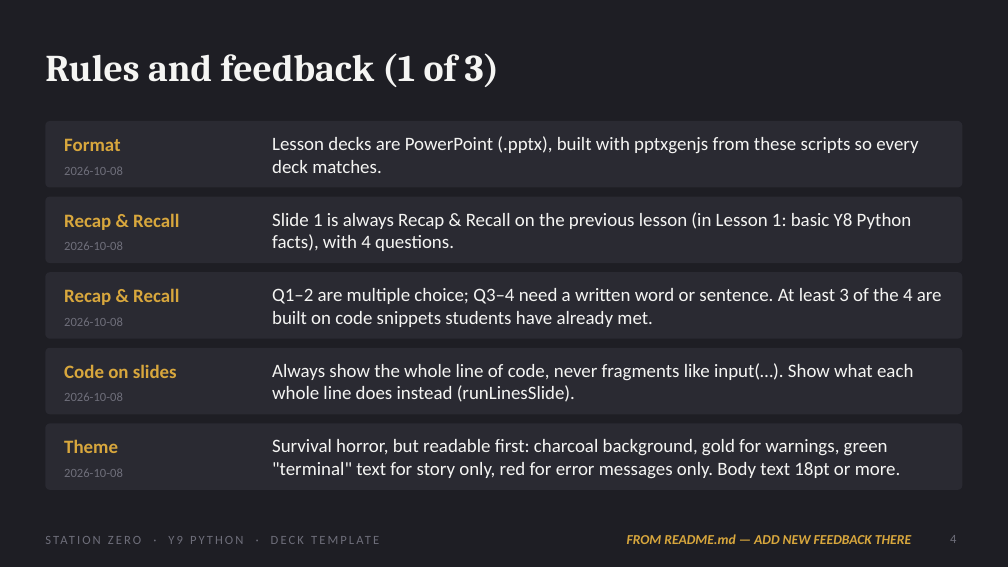
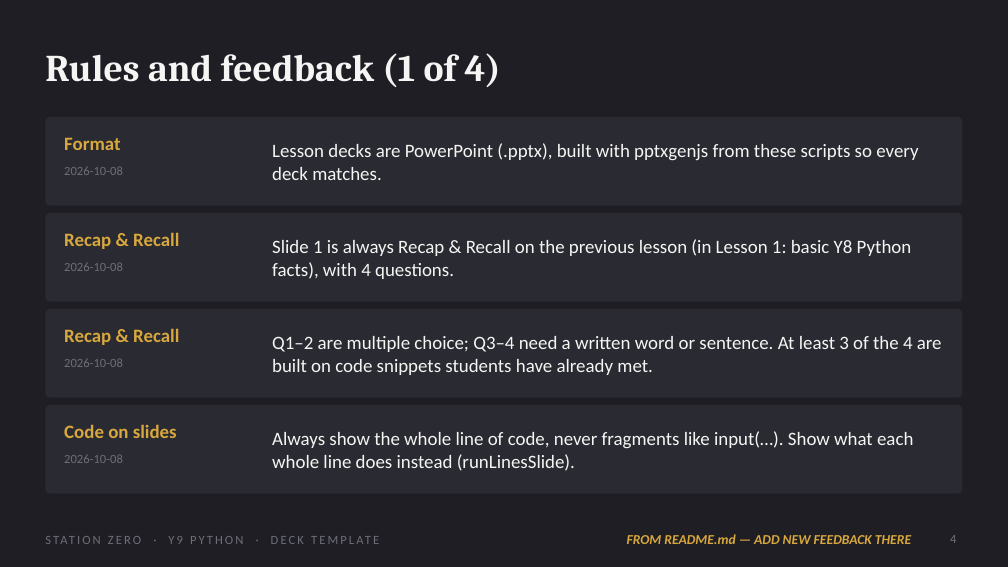
Before and after one commit to OGAComputing/interactive, a slide deck: slide 4 of _presentations/Y9_Python/Y9_Python_Deck_Template.pptx. Drawn at 1008x567 pixels with LibreOffice and Linux fonts; fonts in the diff are those of the drawing. Boxes give left, top, right and bottom in pixels: in the first picture for what was removed or moved away, otherwise in the second. Text is boxed around its words. In the diff, an @@ line names an element or a change of style, - is before the commit and + after.

```diff
--- a/_presentations/Y9_Python/Y9_Python_Deck_Template.pptx
+++ b/_presentations/Y9_Python/Y9_Python_Deck_Template.pptx
@@ title at (45, 53, 501, 87): text changed @@
-Rules and feedback (1 of 3)
+Rules and feedback (1 of 4)
@@ rounded rectangle: place and size @@
-rounded rectangle at (45, 121, 963, 188)
+rounded rectangle at (45, 117, 963, 206)
@@ text "Lesson decks are PowerPoint (.pptx), ...": place and size @@
-text "Lesson decks are PowerPoint (.pptx), ..." at (272, 136, 918, 173)
+text "Lesson decks are PowerPoint (.pptx), ..." at (272, 143, 918, 180)
@@ rounded rectangle: place and size @@
-rounded rectangle at (45, 197, 963, 263)
+rounded rectangle at (45, 213, 963, 302)
@@ text "Recap & Recall": place and size @@
-text "Recap & Recall" at (64, 213, 179, 230)
+text "Recap & Recall" at (64, 232, 179, 249)
@@ text "Slide 1 is always Recap ...": place and size @@
-text "Slide 1 is always Recap ..." at (272, 212, 912, 251)
+text "Slide 1 is always Recap ..." at (272, 239, 912, 279)
@@ text "2026-10-08": place and size @@
-text "2026-10-08" at (64, 242, 123, 250)
+text "2026-10-08" at (64, 263, 123, 271)
@@ rounded rectangle removed at (45, 272, 963, 339) @@
@@ proportions changed in 4 elements at (45, 405, 963, 494), (45, 117, 963, 206), (45, 213, 963, 302), (45, 309, 963, 398) @@
@@ rounded rectangle: place and size @@
-rounded rectangle at (45, 348, 963, 414)
+rounded rectangle at (45, 309, 963, 398)
@@ text "Recap & Recall": place and size @@
-text "Recap & Recall" at (64, 288, 179, 305)
+text "Recap & Recall" at (64, 328, 179, 345)
@@ text removed at (64, 318, 123, 326) @@
-2026-10-08
@@ text "Q1–2 are multiple choice; Q3–4 ...": place and size @@
-text "Q1–2 are multiple choice; Q3–4 ..." at (272, 288, 942, 327)
+text "Q1–2 are multiple choice; Q3–4 ..." at (272, 336, 942, 375)
@@ text "2026-10-08": place and size @@
-text "2026-10-08" at (64, 393, 123, 401)
+text "2026-10-08" at (64, 359, 123, 367)
@@ rounded rectangle: place and size @@
-rounded rectangle at (45, 423, 963, 490)
+rounded rectangle at (45, 405, 963, 494)
@@ text "Code on slides": place and size @@
-text "Code on slides" at (64, 364, 177, 378)
+text "Code on slides" at (64, 424, 177, 438)
@@ text "Always show the whole line ...": place and size @@
-text "Always show the whole line ..." at (272, 363, 913, 402)
+text "Always show the whole line ..." at (272, 431, 913, 471)
@@ text "2026-10-08": place and size @@
-text "2026-10-08" at (64, 469, 123, 477)
+text "2026-10-08" at (64, 455, 123, 463)
@@ text removed at (64, 439, 118, 453) @@
-Theme
@@ text removed at (272, 439, 901, 479) @@
-Survival horror, but readable first: charcoal background, gold for warnings, green "terminal" text for story only, red for error messages only. Body text 18pt or more.
```
Also in this commit, not shown: 3 other slides changed, 1 slide added, 28 other files.
